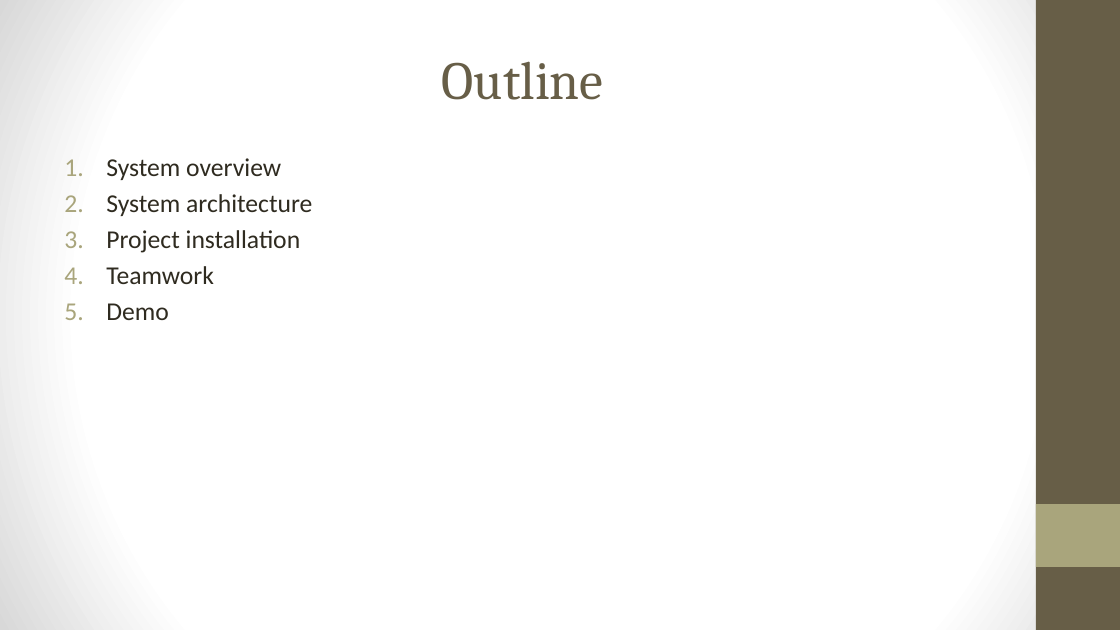
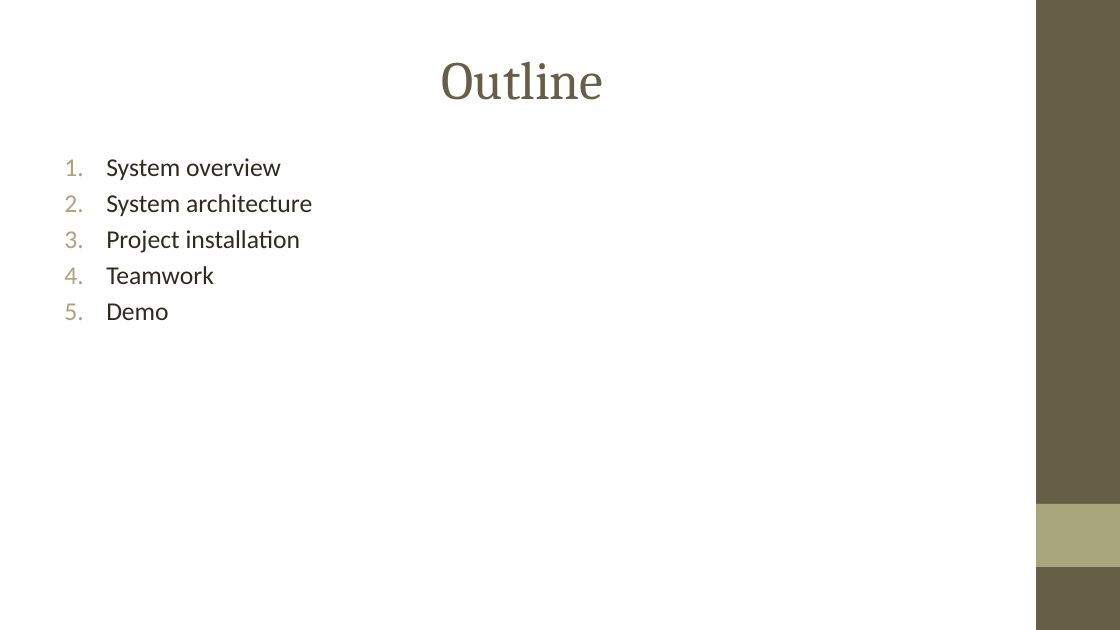
Before and after one commit to duong98/flask-app, a slide deck: slide 2 of Gotit_Presentation .pptx. Drawn at 1120x630 pixels with LibreOffice and Linux fonts; fonts in the diff are those of the drawing. Boxes give left, top, right and bottom in pixels: in the first picture for what was removed or moved away, otherwise in the second. Text is boxed around its words. In the diff, an @@ line names an element or a change of style, - is before the commit and + after.

```diff
--- a/Gotit_Presentation .pptx
+++ b/Gotit_Presentation .pptx
@@ background gradient #FFFFFF to #D8D8D8 to #FFFFFF @@
```
Also in this commit, not shown: 7 other slides changed, 1 slide removed, 1 other file.
